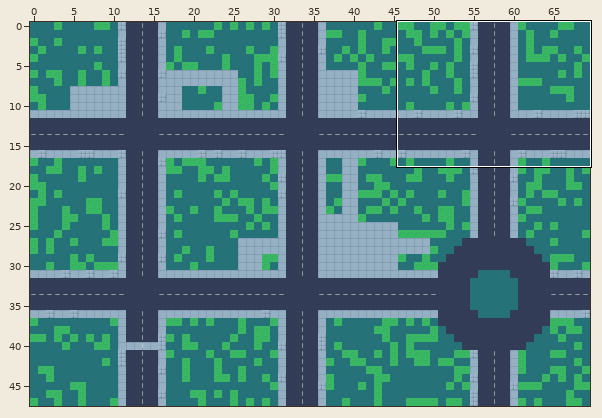
Tiled map (JSON) -- maps/warszawa.tmj. The picture above shows the old version from afar; the outline marks the close-up.
Close-up. As it was:
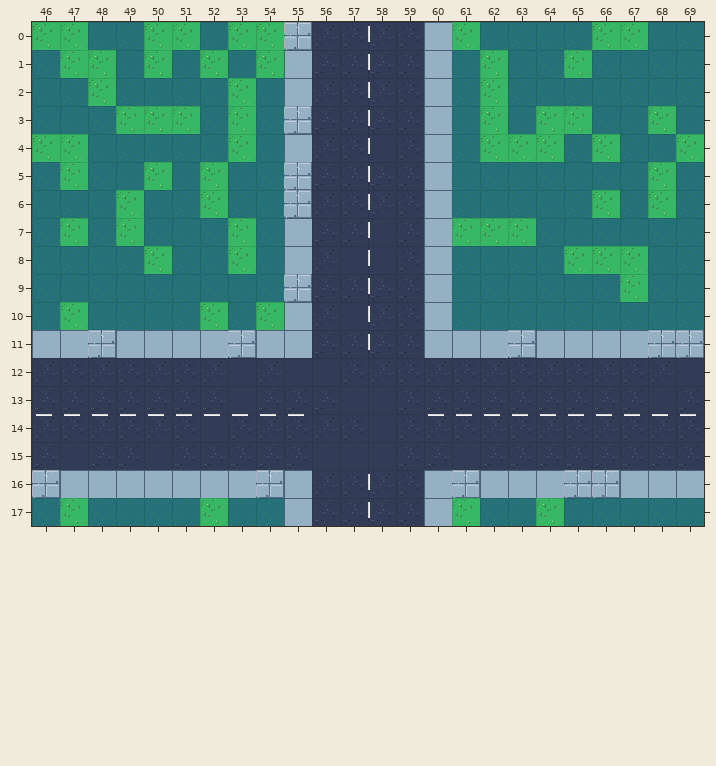
Cells are 32x32 px. Shown: x 46..69, y 0..17. The commit also changed other parts of the map, which this record leaves out. Tiles whose own drawing changed are shown in their newer look in all pictures.
And afterwards:
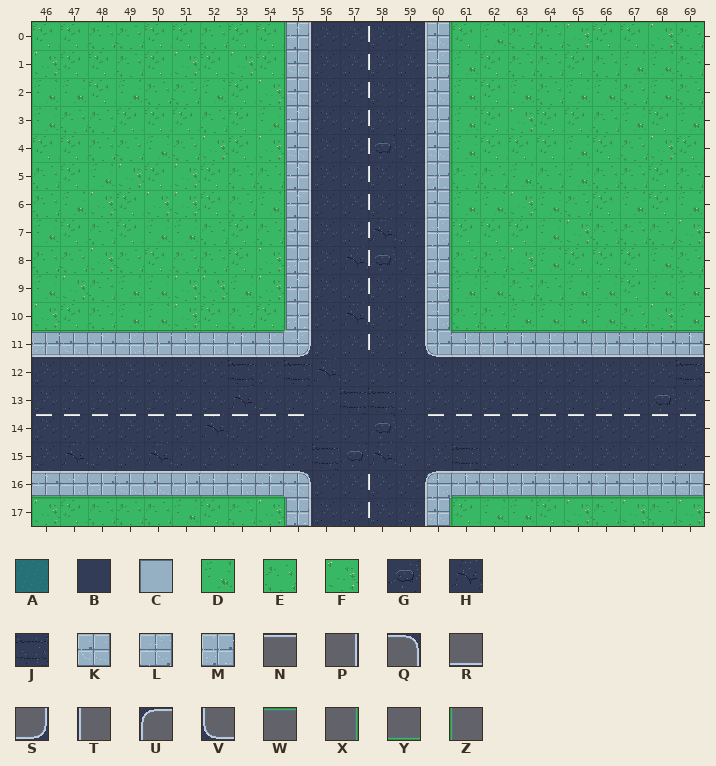
Key: from "training": A 0, B 1, C 2, D 8, E 9, F 10, G 11, H 12, J 13, K 14, L 15, M 16, N 48, P 49, Q 50, R 51, S 53, T 55, U 56, V 59, W 64, X 65, Y 67, Z 71.
_ is an empty cell.
Tiles of an added or newly shown layer are drawn over the layers below it.
Changes in this commit:
Layer "ground":
Tile A becomes tile D in row 0 at x 62; in row 1 at x 61 and 67 to 68; in row 2 at x 46 to 47, 49, 52, 61, 63, 65 to 66 and 68; in row 3 at x 46, 54, 61, 67 and 69; in row 4 at x 50, 61 and 65; in row 5 at x 48, 63 and 65.
Tile A becomes tile D in row 6 at x 47, 54, 61 to 62, 64, 67 and 69; in row 7 at x 46, 50 to 51 and 64; in row 8 at x 64 and 68; in row 9 at x 46, 49 to 50, 53, 61 to 62, 65 to 66 and 68 to 69; in row 10 at x 49 to 50, 63 to 66 and 69; in row 17 at x 51 and 62 to 63.
Tile A becomes tile E in row 0 at x 48 to 49, 52, 63 to 64 and 69; in row 1 at x 49, 63 to 64, 66 and 69; in row 2 at x 50 to 51, 64, 67 and 69; in row 3 at x 47 to 48, 52 and 66; in row 4 at x 48 to 49, 51 and 67; in row 5 at x 46, 53 to 54, 61 to 62, 64, 66 to 67 and 69.
Tile A becomes tile E in row 6 at x 46, 53 and 65; in row 7 at x 48, 52, 54 and 66 to 68; in row 8 at x 46 to 47, 49, 51 to 52, 61 to 62 and 69; in row 9 at x 48 and 63 to 64; in row 10 at x 48, 53, 61 to 62 and 67; in row 17 at x 48 to 50, 53, 66 and 68.
Tile A becomes tile F in row 0 at x 65 and 68; in row 1 at x 46, 51 and 53; in row 2 at x 54; in row 3 at x 63; in row 4 at x 52, 54 and 68; in row 5 at x 49 and 51.
Tile A becomes tile F in row 6 at x 48, 50 to 51 and 63; in row 7 at x 65 and 69; in row 8 at x 48, 54 and 63; in row 9 at x 47, 51 to 52 and 54; in row 10 at x 46, 51 and 68; in row 17 at x 46, 54, 65, 67 and 69.
Tile B becomes tile G in row 4 at x 58; in row 8 at x 58; in row 13 at x 68; in row 14 at x 58; in row 15 at x 57.
Tile B becomes tile H in row 7 at x 58; in row 8 at x 57; in row 10 at x 57; in row 12 at x 56; in row 13 at x 53; in row 14 at x 52.
Tile B becomes tile H in row 15 at x 47, 50 and 58.
Tile B becomes tile J in row 12 at x 53, 55 and 69; in row 13 at x 57 to 58; in row 15 at x 56 and 61.
Tile C becomes tile K in row 0 at x 60; in row 1 at x 55; in row 2 at x 55 and 60; in row 4 at x 55 and 60; in row 6 at x 60; in row 7 at x 55.
Tile C becomes tile K in row 11 at x 47 and 65; in row 16 at x 49 to 50, 55 and 69; in row 17 at x 60.
Tile C becomes tile L in row 1 at x 60; in row 7 at x 60; in rows 9 to 10 at x 60; in row 11 at x 49, 51 to 52, 54 to 55, 61, 64 and 67; in row 16 at x 47, 52 to 53, 60, 62, 64 and 67.
Tile C becomes tile M in row 3 at x 60; in row 5 at x 60; in row 8 at x 55 and 60; in row 10 at x 55; in row 11 at x 46, 50, 60, 62 and 66; in row 16 at x 48, 51, 63 and 68.
Tile C becomes tile M in row 17 at x 55.
Layer "verge" (added):
The author put tile W in row 11 at x 46 to 54 and 61 to 69.
The author put tile X in rows 0 to 10 at x 60; in row 17 at x 60.
The author put tile Y in row 16 at x 46 to 54 and 61 to 69.
The author put tile Z in rows 0 to 10 at x 55; in row 17 at x 55.
Layer "curb" (added):
The author put tile N in row 16 at x 46 to 54 and 61 to 69.
The author put tile P in rows 0 to 10 at x 55; in row 17 at x 55.
The author put tile Q in row 16 at x 55.
The author put tile R in row 11 at x 46 to 54 and 61 to 69.
The author put tile S in row 11 at x 55.
The author put tile T in rows 0 to 10 at x 60; in row 17 at x 60.
The author put tile U in row 16 at x 60.
The author put tile V in row 11 at x 60.
Boxes around the changes in both close-ups, in picture pixels (x1, y1, x2, y2):
changed: (32, 22, 396, 526)
changed: (424, 22, 704, 414)
changed: (424, 444, 704, 526)
